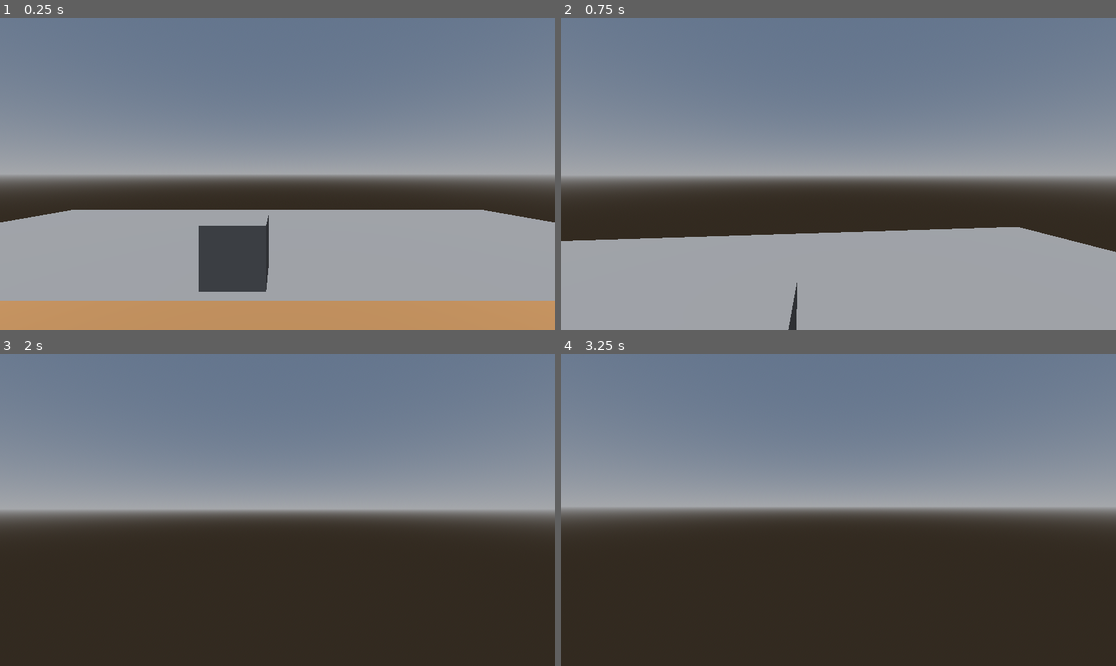
Above: before the commit, frames 1-4 (two rows, left to right).
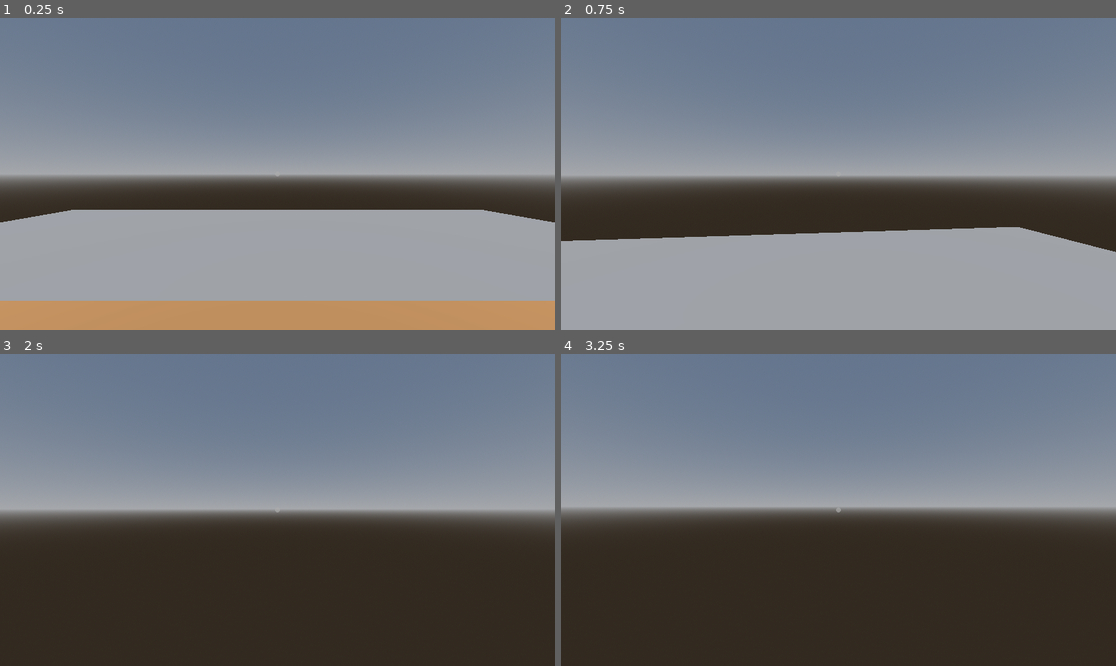
Above: after the commit, the same moments.

Repository: sjgillGit/GWJ-71
Game: Godot game, scene res://Scenes/Levels/Test/PlayerTest.tscn
The game is run twice, just before and just after one commit, with the same random seed, the same clock (stepped at 60 frames per second) and the same inputs. The project has no main scene, so this scene is started directly.
Inputs (mouse positions are in pixels of both pictures, inside the frame that each line leads up to):
- Up to frame 1 (0.25 s): no input
- Up to frame 2 (0.75 s): tap Enter (ui_accept) at 0.5 s; move the mouse to (866, 174) at 0.52 s; hold Up (ui_up) from 0.53 s (still down); tap E (ui_interact, bound only after the commit) at 0.6 s
- Up to frame 3 (2 s): keep holding Up (ui_up); tap Enter (ui_accept) at 0.77, 1.52 s; move the mouse to (249, 510) at 1.27 s; tap E (ui_interact, bound only after the commit) at 1.35 s
- Up to frame 4 (3.25 s): keep holding Up (ui_up); move the mouse to (849, 503) at 2.02 s; tap E (ui_interact, bound only after the commit) at 2.1, 2.85 s; tap Enter (ui_accept) at 2.75, 3.02 s; move the mouse to (832, 516) at 2.77 s

The runs differ from the first frame. In frame 1, 2.7% of the frame differs, in the area x 35-51%, y 50-88%; in frame 2, 0.1%; in frame 3, less than 0.1%; in frame 4, less than 0.1%.

Commit message:
basic interaction system

Diff:
--- /dev/null
+++ b/Scenes/Levels/Test/Cube.gd
@@ -0,0 +1,7 @@
+extends StaticBody3D
+
+var interaction_hint: String = "Print to console"
+
+
+func interact(_interactor) -> void:
+	print("interact with cube")
--- /dev/null
+++ b/Scenes/Levels/Test/Cube2.gd
@@ -0,0 +1,7 @@
+extends StaticBody3D
+
+var interaction_hint: String = "Also print to console"
+
+
+func interact(_interactor) -> void:
+	print("interact with other cube")
--- a/Scenes/Levels/Test/PlayerTest.tscn
+++ b/Scenes/Levels/Test/PlayerTest.tscn
@@ -1,8 +1,11 @@
-[gd_scene load_steps=14 format=3 uid="uid://1c4xc7jh3w2x"]
+[gd_scene load_steps=17 format=3 uid="uid://1c4xc7jh3w2x"]
 
 [ext_resource type="PackedScene" uid="uid://cmn8cv4xlsjwe" path="res://Scenes/Prefabs/Player/Player.tscn" id="1_vrwpf"]
 [ext_resource type="PhysicsMaterial" uid="uid://ch6oe3rrtxpgo" path="res://Assets/PhysicsMaterials/stone.tres" id="2_x16xj"]
 [ext_resource type="PhysicsMaterial" uid="uid://cb0d3e8xhnbhr" path="res://Assets/PhysicsMaterials/wood.tres" id="3_nv74v"]
+[ext_resource type="Script" path="res://Scenes/Levels/Test/Cube.gd" id="3_vevi5"]
+[ext_resource type="Script" path="res://Scenes/Levels/Test/Cube2.gd" id="4_7yg7w"]
+[ext_resource type="PackedScene" uid="uid://d381as0qsoodh" path="res://Scenes/Prefabs/Interface/LevelCanvas.tscn" id="4_ullw7"]
 
 [sub_resource type="PlaneMesh" id="PlaneMesh_4ecg4"]
 size = Vector2(1, 1)
@@ -35,7 +38,8 @@
 
 [node name="Scene" type="Node3D"]
 
-[node name="Player" parent="." instance=ExtResource("1_vrwpf")]
+[node name="Player" parent="." node_paths=PackedStringArray("level_canvas") instance=ExtResource("1_vrwpf")]
+level_canvas = NodePath("../LevelCanvas")
 
 [node name="Props" type="Node3D" parent="."]
 
@@ -50,17 +54,19 @@
 transform = Transform3D(1, 0, 0, 0, 1, 0, 0, 0, 1, -0.0071106, -0.0104141, 0.00701904)
 shape = SubResource("BoxShape3D_hjq0r")
 
-[node name="Cube" type="StaticBody3D" parent="Props"]
-transform = Transform3D(1, 0, 0, 0, 1, 0, 0, 0, 1, -0.21508, 0.484764, 3.70432)
+[node name="Cube1" type="StaticBody3D" parent="Props"]
+transform = Transform3D(1, 0, 0, 0, 1, 0, 0, 0, 1, -7.50068, 0.758834, 0.218298)
+script = ExtResource("3_vevi5")
 
-[node name="Shape" type="CollisionShape3D" parent="Props/Cube"]
+[node name="Shape" type="CollisionShape3D" parent="Props/Cube1"]
 shape = SubResource("BoxShape3D_h8v5j")
 
-[node name="Mesh" type="MeshInstance3D" parent="Props/Cube"]
+[node name="Mesh" type="MeshInstance3D" parent="Props/Cube1"]
 mesh = SubResource("BoxMesh_fqbsh")
 
 [node name="Cube2" type="StaticBody3D" parent="Props"]
-transform = Transform3D(1, 0, 0, 0, 1, 0, 0, 0, 1, -0.66813, 0.484764, -3.51768)
+transform = Transform3D(1, 0, 0, 0, 1, 0, 0, 0, 1, 3.3833, 0.758834, 0.218298)
+script = ExtResource("4_7yg7w")
 
 [node name="Shape" type="CollisionShape3D" parent="Props/Cube2"]
 shape = SubResource("BoxShape3D_h8v5j")
@@ -78,6 +84,8 @@
 [node name="Shape" type="CollisionShape3D" parent="Props/WoodFloor"]
 shape = SubResource("BoxShape3D_qaa0r")
 
+[node name="LevelCanvas" parent="." instance=ExtResource("4_ullw7")]
+
 [node name="WorldEnvironment" type="WorldEnvironment" parent="."]
 environment = SubResource("Environment_i2iwf")
 
--- /dev/null
+++ b/Scenes/Prefabs/Interface/LevelCanvas.tscn
@@ -0,0 +1,47 @@
+[gd_scene load_steps=3 format=3 uid="uid://d381as0qsoodh"]
+
+[ext_resource type="Script" path="res://Scripts/UI/InteractionUI.gd" id="1_c2jrd"]
+[ext_resource type="Texture2D" uid="uid://ba4mv5bgflluk" path="res://Assets/UI/interaction_point.png" id="1_nhb2y"]
+
+[node name="Canvas" type="CanvasLayer"]
+
+[node name="InteractionUI" type="Control" parent="."]
+layout_mode = 3
+anchors_preset = 15
+anchor_right = 1.0
+anchor_bottom = 1.0
+grow_horizontal = 2
+grow_vertical = 2
+script = ExtResource("1_c2jrd")
+
+[node name="Point" type="TextureRect" parent="InteractionUI"]
+modulate = Color(0.67451, 0.67451, 0.67451, 0.67451)
+layout_mode = 1
+anchors_preset = 8
+anchor_left = 0.5
+anchor_top = 0.5
+anchor_right = 0.5
+anchor_bottom = 0.5
+offset_left = -5.0
+offset_top = -5.0
+offset_right = 5.0
+offset_bottom = 5.0
+grow_horizontal = 2
+grow_vertical = 2
+texture = ExtResource("1_nhb2y")
+expand_mode = 1
+
+[node name="Label" type="Label" parent="InteractionUI"]
+layout_mode = 1
+anchors_preset = 8
+anchor_left = 0.5
+anchor_top = 0.5
+anchor_right = 0.5
+anchor_bottom = 0.5
+offset_left = -170.0
+offset_top = 21.0
+offset_right = 172.0
+offset_bottom = 44.0
+grow_horizontal = 2
+grow_vertical = 2
+horizontal_alignment = 1
--- a/Scenes/Prefabs/Player/Player.tscn
+++ b/Scenes/Prefabs/Player/Player.tscn
@@ -6,6 +6,7 @@
 [ext_resource type="Script" path="res://Scripts/Input/CameraController.gd" id="2_cxgxp"]
 [ext_resource type="Script" path="res://Scripts/Characters/Footsteps/FootstepsMaterial.gd" id="3_iwsd6"]
 [ext_resource type="AudioStream" uid="uid://dj0g5ou2kwjdo" path="res://Assets/Audio/Steps/Stone/step1.wav" id="4_k3r5c"]
+[ext_resource type="Script" path="res://Scripts/Input/InteractController.gd" id="4_w6iaq"]
 [ext_resource type="AudioStream" uid="uid://dkmuhk2sw2bgp" path="res://Assets/Audio/Steps/Stone/step2.wav" id="5_wecrs"]
 [ext_resource type="AudioStream" uid="uid://bolbaknxgf3f5" path="res://Assets/Audio/Steps/Stone/step3.wav" id="6_jds36"]
 [ext_resource type="AudioStream" uid="uid://df0c8kwt77dtl" path="res://Assets/Audio/Steps/Stone/step4.wav" id="7_jxatl"]
@@ -42,6 +43,10 @@
 
 [node name="Camera" type="Camera3D" parent="CameraController"]
 
+[node name="InteractRay" type="RayCast3D" parent="CameraController/Camera"]
+target_position = Vector3(0, 0, -2)
+script = ExtResource("4_w6iaq")
+
 [node name="FootstepsAudio" type="AudioStreamPlayer3D" parent="."]
 transform = Transform3D(1, 0, 0, 0, 1, 0, 0, 0, 1, 0, 0.129428, 0)
 unit_size = 3.0
--- a/Scripts/Characters/Player.gd
+++ b/Scripts/Characters/Player.gd
@@ -9,5 +9,8 @@
 var may_move: bool = true
 var is_running: bool = false
 
+@export
+var level_canvas: CanvasLayer
+
 signal Jump
 signal Land
--- /dev/null
+++ b/Scripts/Input/InteractController.gd
@@ -0,0 +1,41 @@
+extends RayCast3D
+
+@onready var player: Player = get_node("../../../")
+var interaction_ui: InteractionUI
+
+
+func _ready() -> void:
+	var level_canvas = player.level_canvas
+	if level_canvas != null:
+		interaction_ui = level_canvas.get_node("InteractionUI")
+
+
+func _process(_delta) -> void:
+	var colliding_obj = get_colliding_object()
+	update_ui(colliding_obj)
+
+	if colliding_obj != null:
+		if Input.is_action_just_pressed("ui_interact"):
+			colliding_obj.interact(player)
+
+
+func get_colliding_object() -> Node3D:
+	if !is_colliding(): return null
+
+	var obj = get_collider()
+	if obj == null: return null
+
+	if obj.has_method("interact") and obj.get("interaction_hint") != null:
+		return obj
+
+	return null
+
+
+func update_ui(colliding_object: Node3D) -> void:
+	if interaction_ui == null: return
+
+	if colliding_object != null:
+		interaction_ui.show_interaction(colliding_object.interaction_hint)
+		return
+
+	interaction_ui.hide_interaction()
--- /dev/null
+++ b/Scripts/UI/InteractionUI.gd
@@ -0,0 +1,22 @@
+extends Control
+
+class_name InteractionUI
+
+@onready var label: Label = get_node("Label")
+@onready var point: TextureRect = get_node("Point")
+
+var is_showing: bool = false
+
+
+func show_interaction(text: String) -> void:
+	if is_showing: return
+	point.modulate = Color.WHITE
+	label.text = "E - " + text
+	is_showing = true
+
+
+func hide_interaction() -> void:
+	if !is_showing: return
+	point.modulate = Color("acacacac")
+	label.text = ""
+	is_showing = false
--- a/project.godot
+++ b/project.godot
@@ -57,3 +57,8 @@
 "events": [Object(InputEventKey,"resource_local_to_scene":false,"resource_name":"","device":-1,"window_id":0,"alt_press …(182 unchanged characters)…
 ]
 }
+ui_interact={
+"deadzone": 0.5,
+"events": [Object(InputEventKey,"resource_local_to_scene":false,"resource_name":"","device":-1,"window_id":0,"alt_pressed":false,"shift_pressed":false,"ctrl_pressed":false,"meta_pressed":false,"pressed":false,"keycode":0,"physical_keycode":69,"key_label":0,"unicode":101,"echo":false,"script":null)
+]
+}
Binary file added: Assets/UI/interaction_point.png
Not shown, added: Assets/UI/interaction_point.png.import
Not shown: 1 places in Scenes/Prefabs/Player/Player.tscn that only renumber resources
